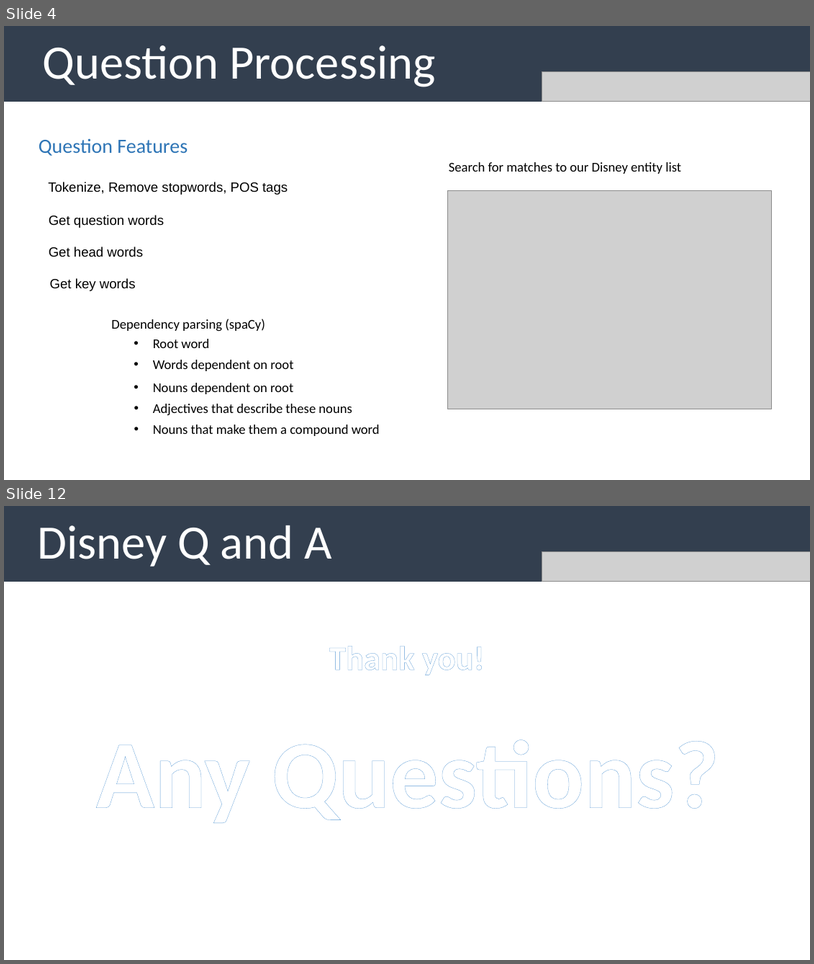
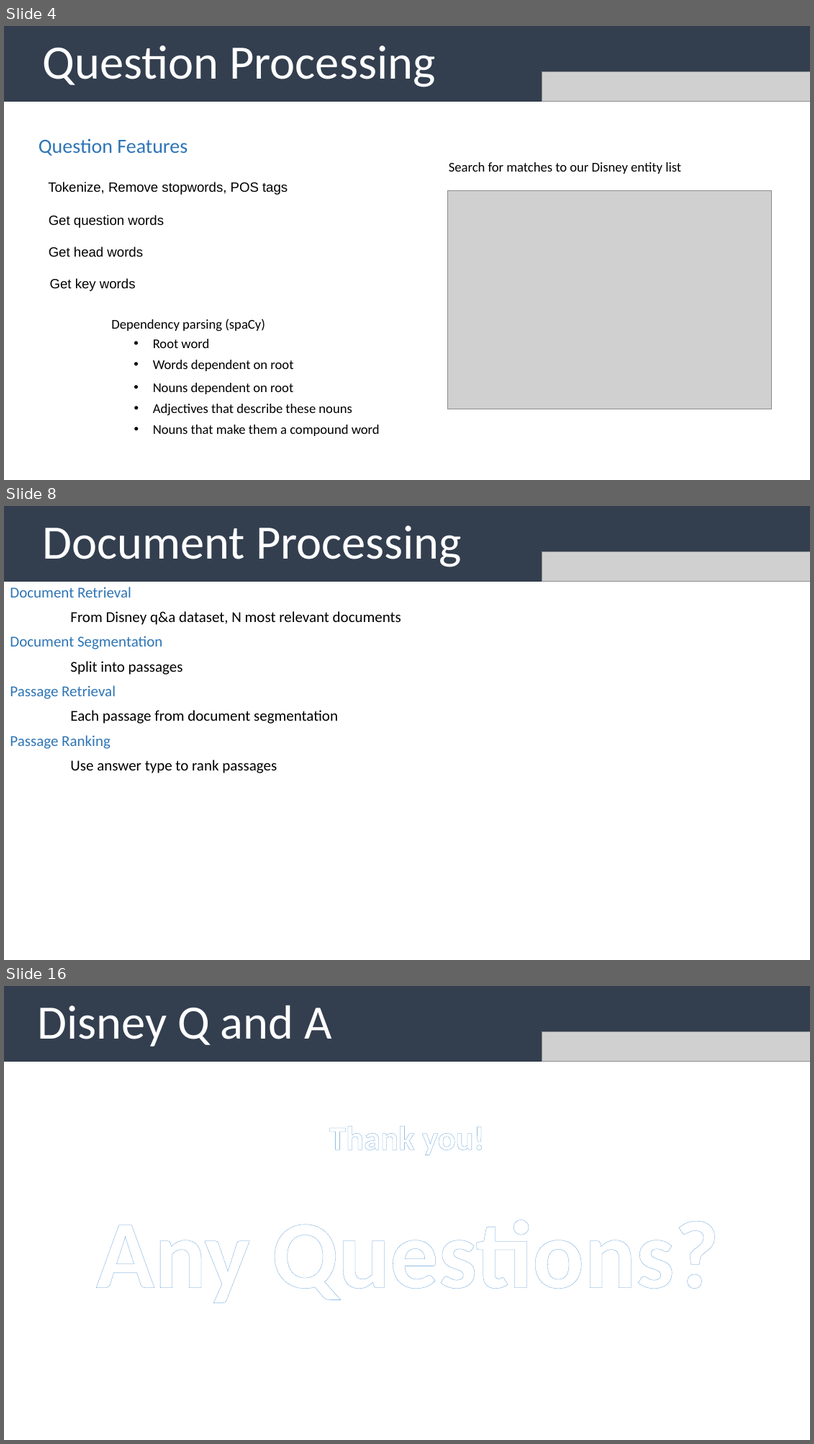
Before and after one commit to uabinf/nlp-group-project-fall-2020-disneyqanda, a slide deck: disneyqanda.pptx. Shown one above the other, each under a label of ours: slides 4 and 12 before the commit, slides 4, 8 and 16 after it; the slides between them are not shown. The pictures are 814x964 and 814x1444 pixels, drawn with LibreOffice and Linux fonts; fonts in the diff are those of the drawing; grey boxes stand for pictures. Boxes give left, top, right and bottom in pixels: in the first picture for what was removed or moved away, otherwise in the second. Text is boxed around its words. In the diff, an @@ line names an element or a change of style, - is before the commit and + after.

```diff
--- a/disneyqanda.pptx
+++ b/disneyqanda.pptx
@@ slide 8 added at (4,506,810,960), background #FFFFFF @@
@@ rectangle added at (4,506,810,582), fill #333F50, 57 pt, text #FFFFFF @@
+Document Processing
@@ picture added at (543,552,810,582) @@
@@ text added at (10,587,401,773), 18 pt, text #000000 @@
+Document Retrieval
+From Disney q&a dataset, N most relevant documents
+Document Segmentation
+Split into passages
+Passage Retrieval
+Each passage from document segmentation
+Passage Ranking
+Use answer type to rank passages
@@ what was slide 12 is now slide 16 @@
```
Also in this commit, not shown: 3 slides changed, 7 other slides added, 4 slides removed.
